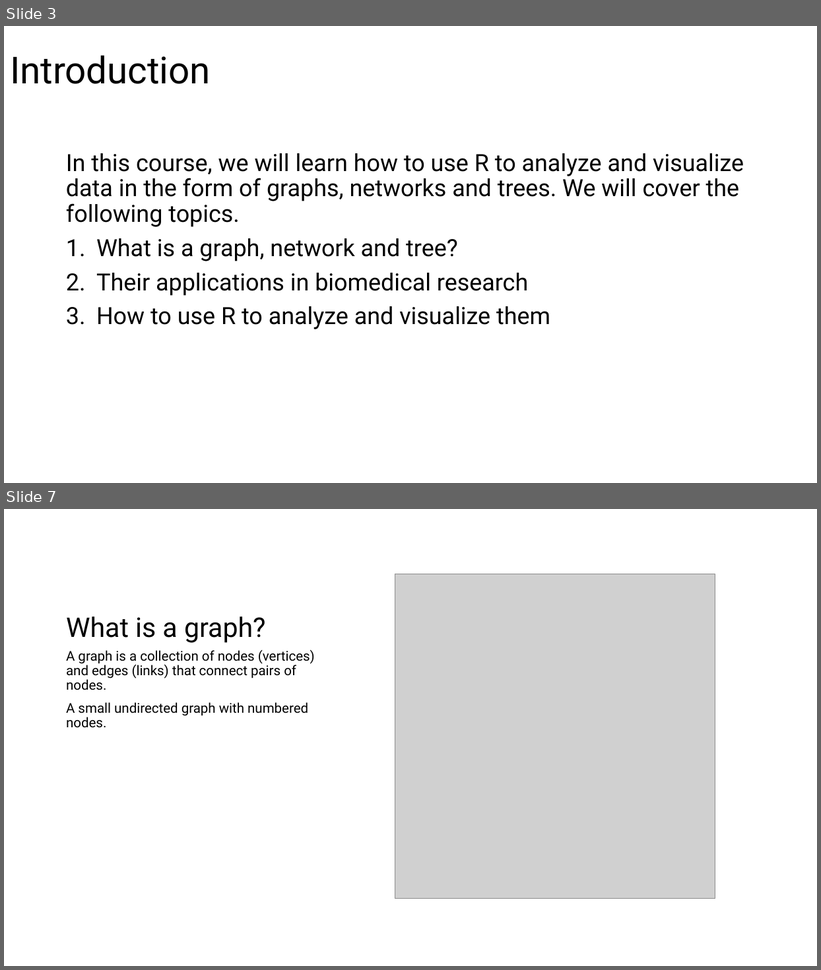
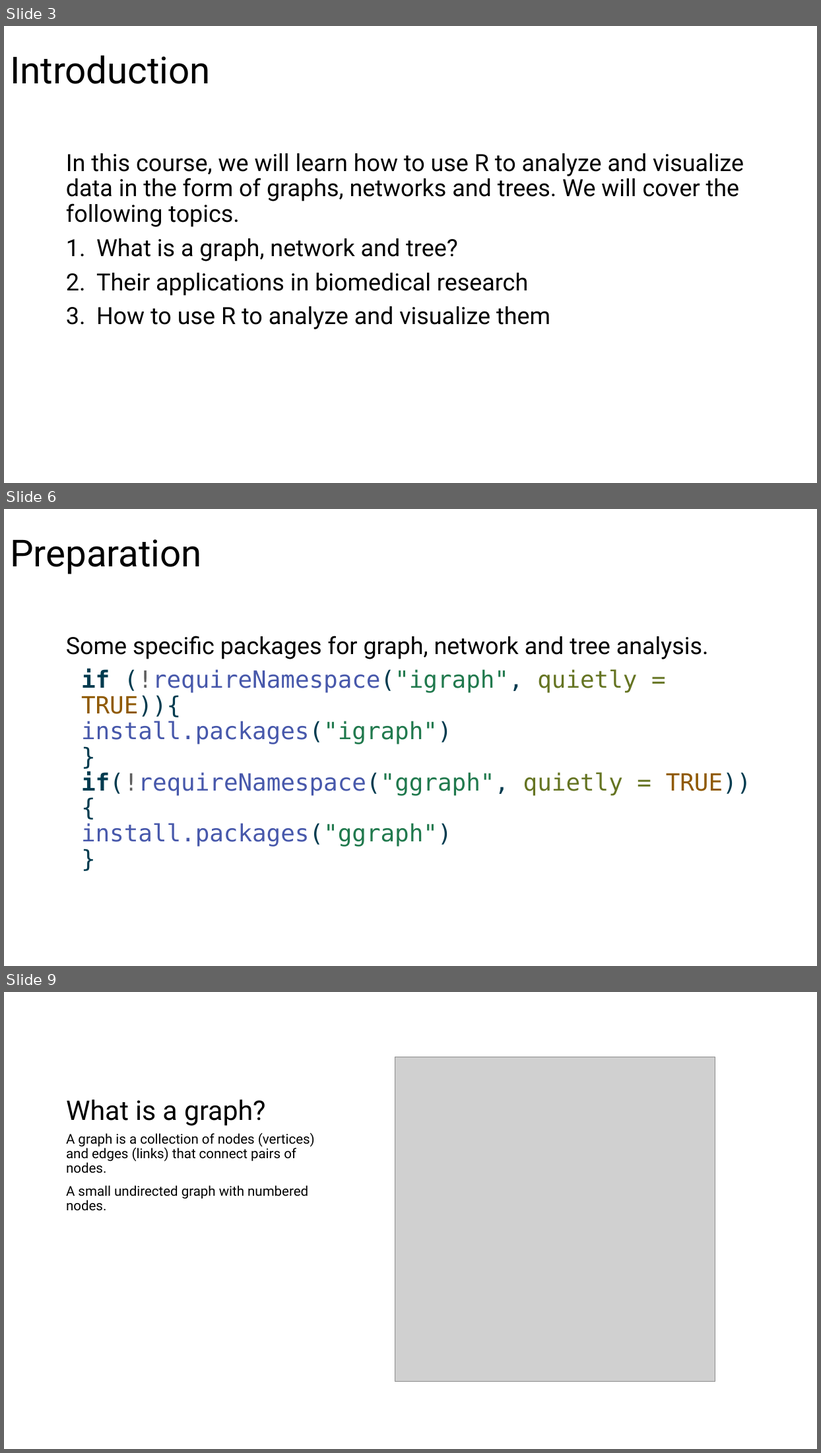
Before and after one commit to jaspershen-lab/MD7115-NTU, a slide deck: 3_materials/MD7115-Xiaotao.pptx. Shown one above the other, each under a label of ours: slides 3 and 7 before the commit, slides 3, 6 and 9 after it; the slides between them are not shown. The pictures are 821x970 and 821x1453 pixels, drawn with LibreOffice and Linux fonts; fonts in the diff are those of the drawing; grey boxes stand for pictures; background and template pictures are left out. Boxes give left, top, right and bottom in pixels: in the first picture for what was removed or moved away, otherwise in the second. Text is boxed around its words. In the diff, an @@ line names an element or a change of style, - is before the commit and + after.

```diff
--- a/3_materials/MD7115-Xiaotao.pptx
+++ b/3_materials/MD7115-Xiaotao.pptx
@@ slide 6 added at <box>4,509,817,966</box>, background #FFFFFF @@
@@ title added at <box>10,539,202,574</box>, 44 pt, text #000000 @@
+Preparation
@@ text added at <box>66,636,752,847</box>, 28 pt, text #4758AB @@
+Some specific packages for graph, network and tree analysis.
+if (!requireNamespace("igraph", quietly = TRUE)){
+install.packages("igraph")
+}
+if(!requireNamespace("ggraph", quietly = TRUE)){
+install.packages("ggraph")
+}
@@ what was slide 7 is now slide 9 @@
```
Also in this commit, not shown: 3 slides changed, 4 other slides added, 41 other files.
